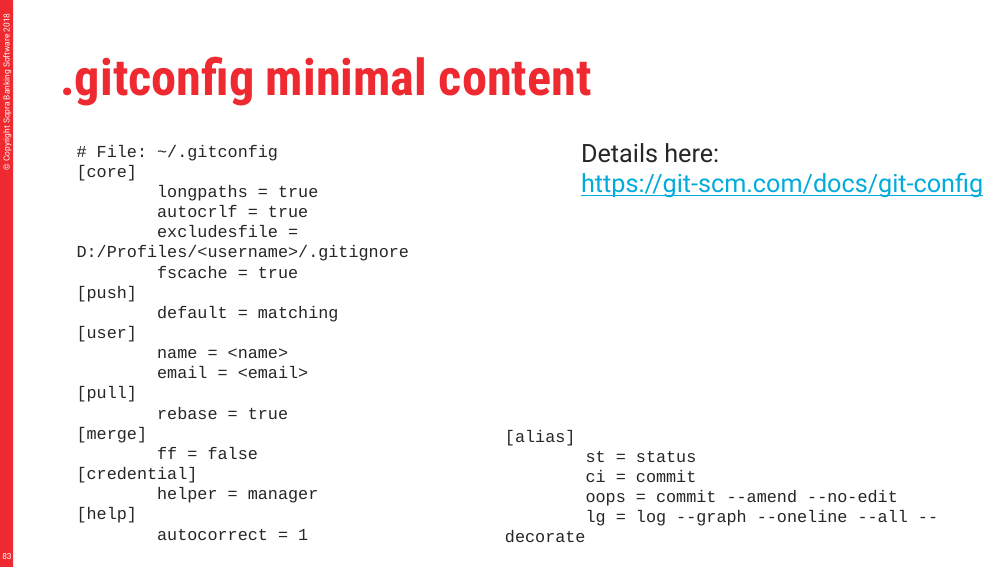
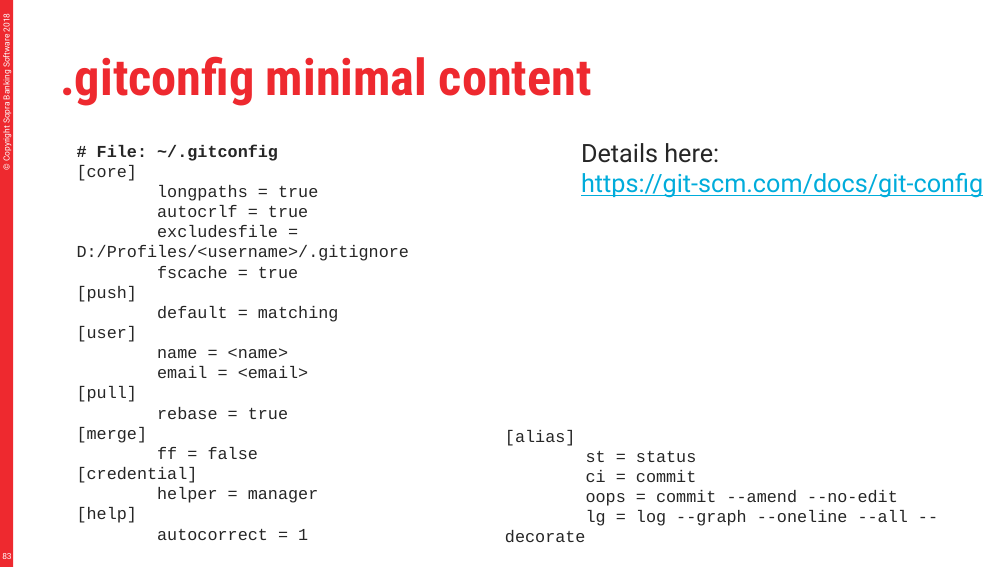
Before and after one commit to divesh979/murari, a slide deck: slide 83 of material/Git.pptx. Drawn at 1008x567 pixels with LibreOffice and Linux fonts; fonts in the diff are those of the drawing. Boxes give left, top, right and bottom in pixels: in the first picture for what was removed or moved away, otherwise in the second. Text is boxed around its words. In the diff, an @@ line names an element or a change of style, - is before the commit and + after.

```diff
--- a/material/Git.pptx
+++ b/material/Git.pptx
@@ text at bbox=[97, 144, 278, 161]: bold on in "# File: ~/.gitconfig" @@
```
Also in this commit, not shown: 13 other slides changed, 2 other files.
